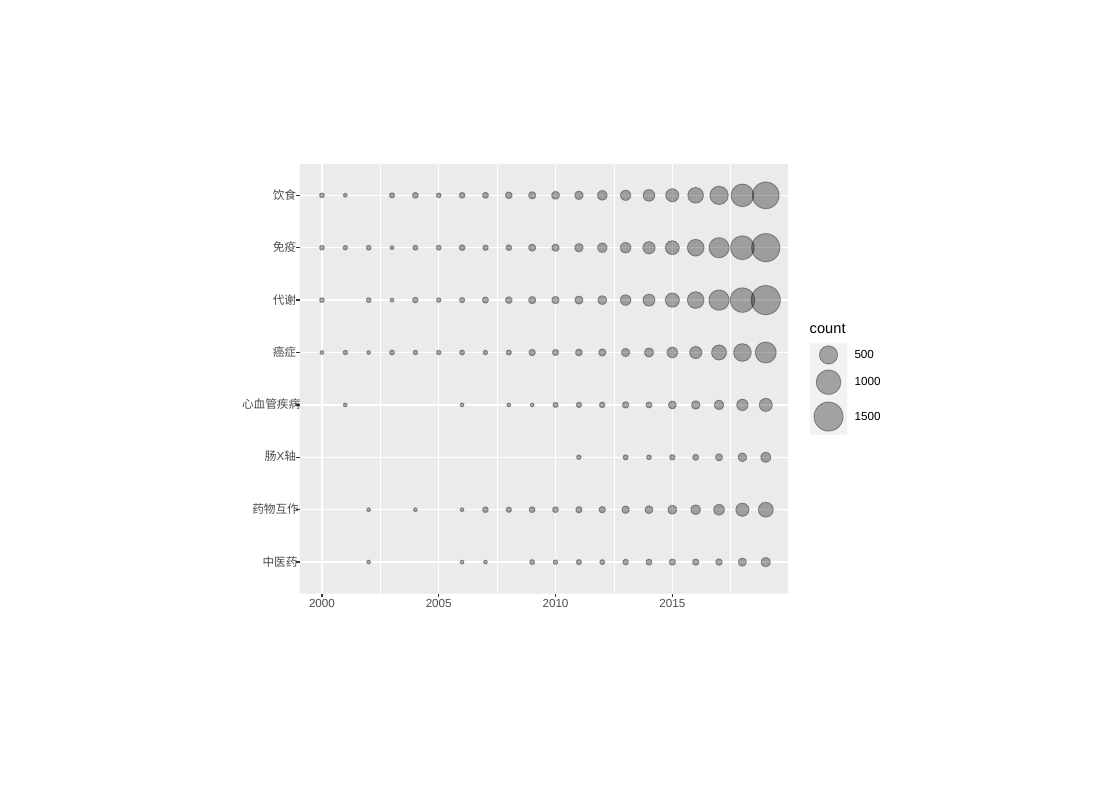
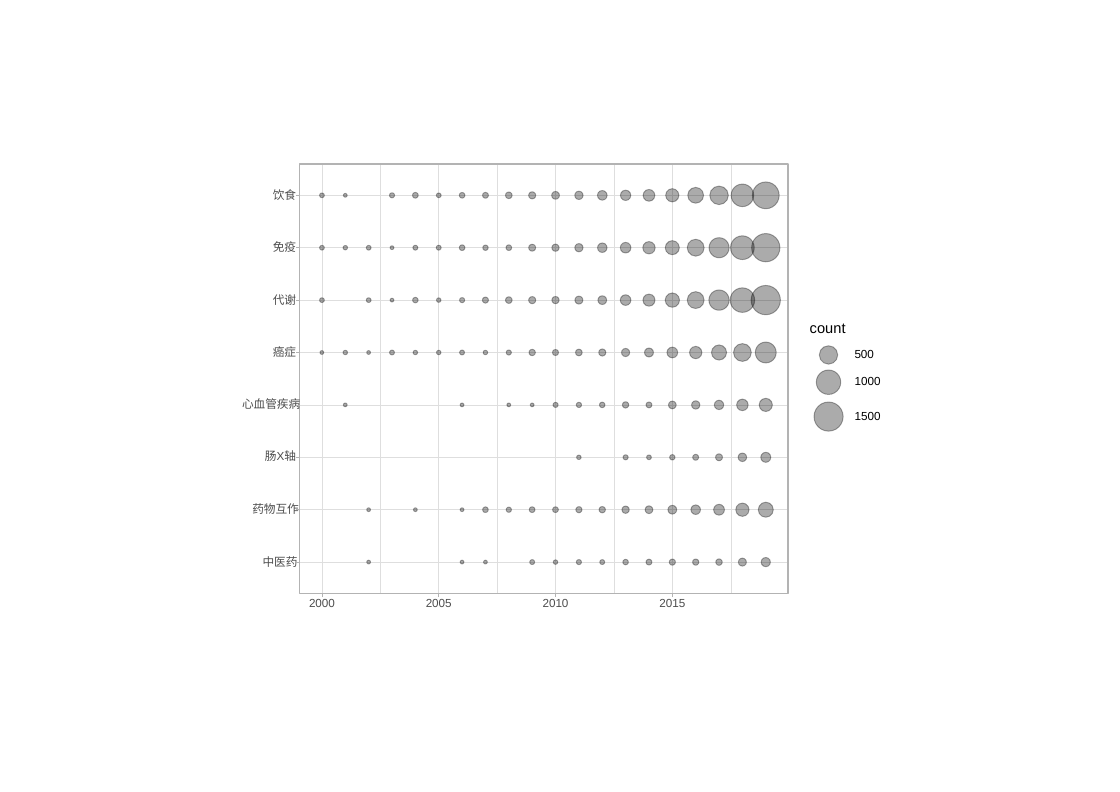
Before and after one commit to gaospecial/China-gut-microbiome-study, a slide deck: slide 3 of Rplot.pptx (slide 4 before the commit). Drawn at 1120x792 pixels with LibreOffice and Linux fonts; fonts in the diff are those of the drawing. Boxes give left, top, right and bottom in pixels: in the first picture for what was removed or moved away, otherwise in the second. Text is boxed around its words. In the diff, an @@ line names an element or a change of style, - is before the commit and + after.

```diff
--- a/Rplot.pptx
+++ b/Rplot.pptx
@@ rectangle at (300,164,788,594): fill #EBEBEB to #FFFFFF @@
@@ rectangle added at (300,164,788,594), outline #B3B3B3 1.07 pt @@
@@ outline #FFFFFF 1.07 pt to #DEDEDE 0.53 pt in 12 elements at (300,562,788,562), (300,509,788,509), (300,458,788,458), (300,405,788,405), (300,352,788,352), (300,300,788,300), (300,248,788,248), (300,195,788,195), (322,164,322,594), (438,164,438,594), (555,164,555,594), (672,164,672,594) @@
@@ outline #FFFFFF 0.53 pt to #DEDEDE 0.27 pt in 4 elements at (380,164,380,594), (497,164,497,594), (614,164,614,594), (730,164,730,594) @@
@@ freeform shape added at (296,195,300,195), outline #B3B3B3 0.53 pt @@
@@ 4 freeform shapes: place and size @@
-4 freeform shapes at (296,195,300,509)
+4 freeform shapes at (296,248,300,562)
@@ 3 freeform shapes: place and size @@
-3 freeform shapes at (296,248,300,458)
+3 freeform shapes at (296,300,300,509)
@@ freeform shape removed at (296,562,300,562) @@
@@ freeform shape removed at (322,594,322,597) @@
@@ outline #333333 1.07 pt to #B3B3B3 0.53 pt in 10 elements at (296,509,300,509), (296,300,300,300), (296,562,300,562), (296,458,300,458), (296,405,300,405), (296,352,300,352), (296,248,300,248), (322,594,322,597), (438,594,438,597), (555,594,555,597) @@
@@ 3 freeform shapes: place and size @@
-3 freeform shapes at (438,594,672,597)
+3 freeform shapes at (322,594,555,597)
@@ freeform shape added at (672,594,672,597), outline #B3B3B3 0.53 pt @@
```
Also in this commit, not shown: 4 other slides changed, 1 slide removed, 2 other files.
